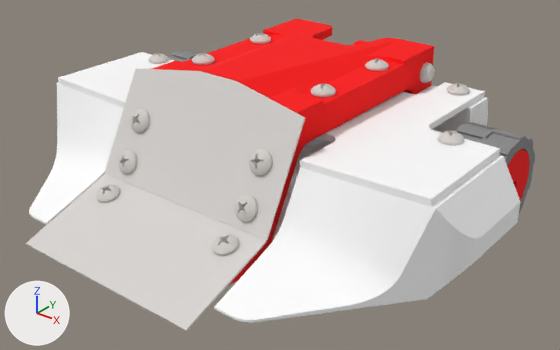
One commit to the glTF model assets/robot-war/flipper-robot.glb: the scene before it, then after it.
Rendered twice from a camera (50 mm lens) standing at (11.21, -17.57, 8.75) and looking at (0.75, -4.51, 0.65). Arrows for +X, +Y and +Z are at lower left; the lights stay in place. The picture after the commit comes second.
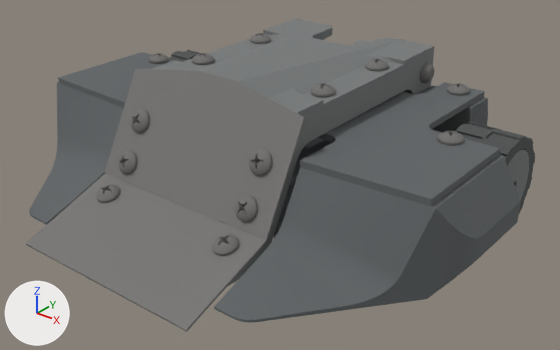
Boxes (x1, y1, x2, y2) around the edits, measured in the pictures (560 x 350 px):
'Body1', recoloured (white to dark grey): (29, 82, 521, 323) in both
'Body1:9', recoloured (light grey to grey): (105, 69, 305, 240) in both
'Body1:8', recoloured (light grey to grey): (25, 174, 267, 332) in both
'Body1:13', recoloured (white to dark grey): (300, 82, 500, 207) in both
'Body1:16', recoloured (red to grey): (152, 19, 434, 118) in both
'Body1:21', recoloured: (228, 54, 434, 286) in both
'Body1:12', recoloured (white to dark grey): (58, 52, 174, 108) in both
'Body1:20', recoloured (grey to dark grey): (456, 122, 535, 213) in both
'Body1:29', recoloured (red to grey): (507, 149, 529, 201) in both
'Body1:27', recoloured (light grey to grey): (235, 195, 258, 222) in both
'Body1:26', recoloured (light grey to grey): (249, 149, 272, 175) in both
'Body1:28', recoloured (light grey to grey): (212, 234, 239, 256) in both
'Body1:22', recoloured (light grey to grey): (118, 150, 137, 174) in both
'Body1:11', recoloured (light grey to grey): (130, 109, 150, 133) in both
'Body1:3', recoloured: (277, 140, 332, 227) in both
'Body1:23', recoloured (light grey to grey): (96, 184, 120, 203) in both
'Body1:33', recoloured (light grey to grey): (437, 131, 464, 145) in both
'Body1:35', recoloured (light grey to grey): (311, 84, 336, 97) in both
'Body1:15', recoloured (light grey to grey): (420, 62, 435, 83) in both
'Body1:2', recoloured (grey to dark grey): (169, 50, 201, 62) in both
'Body1:34', recoloured (light grey to grey): (365, 59, 389, 71) in both
'Body1:32', recoloured (light grey to grey): (447, 83, 470, 95) in both
'Body1:37', recoloured (light grey to grey): (192, 53, 215, 65) in both
'Body1:36', recoloured (darker): (250, 33, 271, 44) in both
'Body1:31', recoloured (light grey to grey): (149, 53, 169, 64) in both
'Body1:7', recoloured: (353, 40, 367, 45) in both
'Body1:5', recoloured: (301, 146, 308, 152) in both

What changed in the scene script:
```text
Change mat_opaque_255_255_255:
    mat_opaque_255_255_255.base_color: (1.0, 1.0, 1.0) -> (0.12, 0.13, 0.135)  # white #ffffff -> dark grey #616567
Change mat_opaque_64_64_64:
    mat_opaque_64_64_64.base_color: (0.251, 0.251, 0.251) -> (0.08, 0.085, 0.085)  # grey #898989 -> dark grey #505252
Change mat_opaque_255_0_0:
    mat_opaque_255_0_0.base_color: (1.0, 0.0, 0.0) -> (0.19, 0.2, 0.2)  # red #ff0000 -> grey #797c7c
Change mat_opaque_175_168_163:
    mat_opaque_175_168_163.base_color: (0.686, 0.659, 0.639) -> (0.19, 0.185, 0.18)  # light grey #d8d4d1 -> grey #797776
Change mat_opaque_166_158_150:
    mat_opaque_166_158_150.base_color: (0.651, 0.62, 0.588) -> (0.17, 0.165, 0.16)  # light grey #d3ceca -> grey #73716f
```
